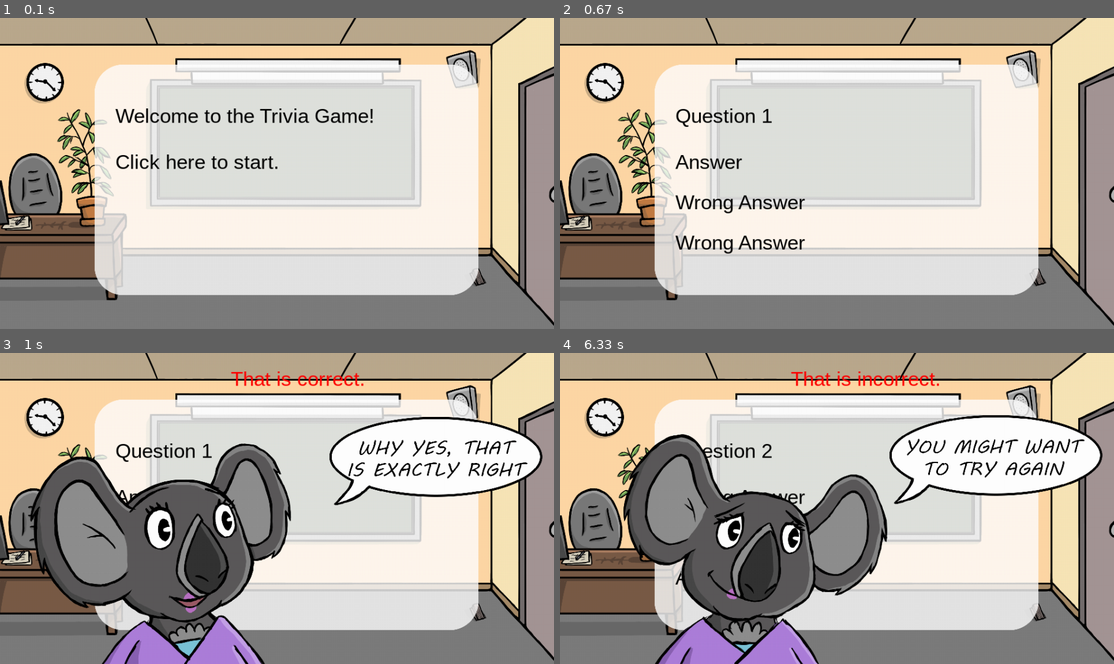
Above: before the commit, frames 1-4 (two rows, left to right).
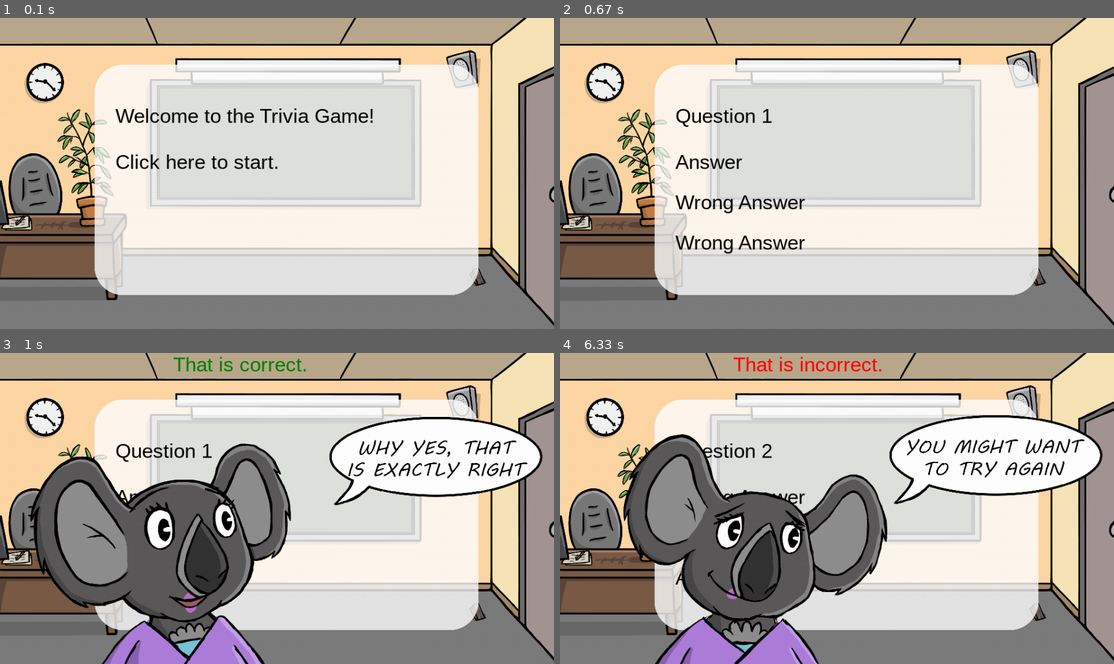
Above: after the commit, the same moments.

Repository: CodaKids/coda-kids
Game: pygame game, started from project-solutions/level-3/quiz.py
Same seed, same stepped clock (60 frames per second), same inputs: the game is played once before the commit and once after it.
Inputs (mouse positions are in pixels of both pictures, inside the frame that each line leads up to):
- Up to frame 1 (0.1 s): no input
- Up to frame 2 (0.67 s): click (803, 161) at 0.38 s
- Up to frame 3 (1 s): click "Answer" at 0.72 s
- Up to frame 4 (6.33 s): click (681, 542) at 6.05 s

Frames 1-2 are identical in both runs. In frame 3, 0.8% of the frame differs, in the area x 31-66%, y 1-11%; in frame 4, 0.9%, in the area x 31-69%, y 1-11%.

Commit message:
Move correct/incorrect, add color, move initialization to top

Diff:
--- a/project-solutions/level-3/quiz.py
+++ b/project-solutions/level-3/quiz.py
@@ -2,6 +2,21 @@
 import random
 import time
 from os import path
+
+"""Initialize Font Objects"""
+#We pick our text style and size.
+pygame.init()
+myfont = pygame.font.SysFont('Arial', 35)
+answer_1_text = myfont.render("                        ", True, (0, 0, 0))
+answer_1_rect = answer_1_text.get_rect(topleft=(200,230))
+answer_2_text = myfont.render("                         ", True, (0, 0, 0))
+answer_2_rect = answer_2_text.get_rect(topleft=(200,300))
+answer_3_text = myfont.render("                         ", True, (0, 0, 0))
+answer_3_rect = answer_3_text.get_rect(topleft=(200,370))
+sample_click = myfont.render("Click here to start the game.", True, (0,0,0))
+sample_click_rect = sample_click.get_rect(topleft=(200,230))
+correct_text = myfont.render("That is correct.", True, (0,128,0))
+incorrect_text = myfont.render("That is incorrect.", True, (255,0,0))
 
 def get_file(fileName):
     """Returns the absolute path of a file."""
@@ -84,21 +99,6 @@
 wrongchoice2 = TRIVIA[3]
 
 ANSWER_CHOICES = [answer, wrongchoice1, wrongchoice2]
-
-"""Initialize Font Objects"""
-#We pick our text style and size.
-pygame.init()
-myfont = pygame.font.SysFont('Arial', 35)
-answer_1_text = myfont.render(ANSWER_CHOICES[0], True, (0, 0, 0))
-answer_1_rect = answer_1_text.get_rect(topleft=(200,230))
-answer_2_text = myfont.render(ANSWER_CHOICES[1], True, (0, 0, 0))
-answer_2_rect = answer_2_text.get_rect(topleft=(200,300))
-answer_3_text = myfont.render(ANSWER_CHOICES[2], True, (0, 0, 0))
-answer_3_rect = answer_3_text.get_rect(topleft=(200,370))
-sample_click = myfont.render("Click here to start the game.", True, (0,0,0))
-sample_click_rect = sample_click.get_rect(topleft=(200,230))
-correct_text = myfont.render("That is correct.", True, (255,0,0))
-incorrect_text = myfont.render("That is incorrect.", True, (255,0,0))
 
 i = 0
 number_of_questions = 3
@@ -120,7 +120,7 @@
         if event.type == pygame.MOUSEBUTTONDOWN:
             if answer_1_rect.collidepoint(mpos):
                 if ANSWER_CHOICES[0] == answer:
-                    screen.blit(correct_text,(400,25))
+                    screen.blit(correct_text,(300,0))
                     kodala = correct_a
                     screen.blit(kodala, (0,0))
                     pygame.display.update()
@@ -138,7 +138,7 @@
                         ANSWER_CHOICES = [answer, wrong_choice_1, wrong_choice_2]
                         randomize_answers(ANSWER_CHOICES)
                 else:
-                    screen.blit(incorrect_text,(400,25))
+                    screen.blit(incorrect_text,(300,0))
                     kodala = incorrect_a
                     screen.blit(kodala, (0,0))
                     pygame.display.update()
@@ -157,7 +157,7 @@
                         randomize_answers(ANSWER_CHOICES)
             if answer_2_rect.collidepoint(mpos):
                 if ANSWER_CHOICES[1] == answer:
-                    screen.blit(correct_text,(400,25))
+                    screen.blit(correct_text,(300,0))
                     kodala = correct_b
                     screen.blit(kodala, (0,0))
                     pygame.display.update()
@@ -175,7 +175,7 @@
                         ANSWER_CHOICES = [answer, wrong_choice_1, wrong_choice_2]
                         randomize_answers(ANSWER_CHOICES)
                 else:
-                    screen.blit(incorrect_text,(400,25))
+                    screen.blit(incorrect_text,(300,0))
                     kodala = incorrect_b
                     screen.blit(kodala,(0,0))
                     pygame.display.update()
@@ -194,7 +194,7 @@
                         randomize_answers(ANSWER_CHOICES)
             if answer_3_rect.collidepoint(mpos):
                 if ANSWER_CHOICES[2] == answer:
-                    screen.blit(correct_text,(400,25))
+                    screen.blit(correct_text,(300,0))
                     kodala = correct_a
                     screen.blit(kodala, (0,0))
                     pygame.display.update()
@@ -212,7 +212,7 @@
                         ANSWER_CHOICES = [answer, wrong_choice_1, wrong_choice_2]
                         randomize_answers(ANSWER_CHOICES)
                 else:
-                    screen.blit(incorrect_text,(400,25))
+                    screen.blit(incorrect_text,(300,0))
                     kodala = incorrect_a
                     screen.blit(kodala, (0,0))
                     pygame.display.update()
